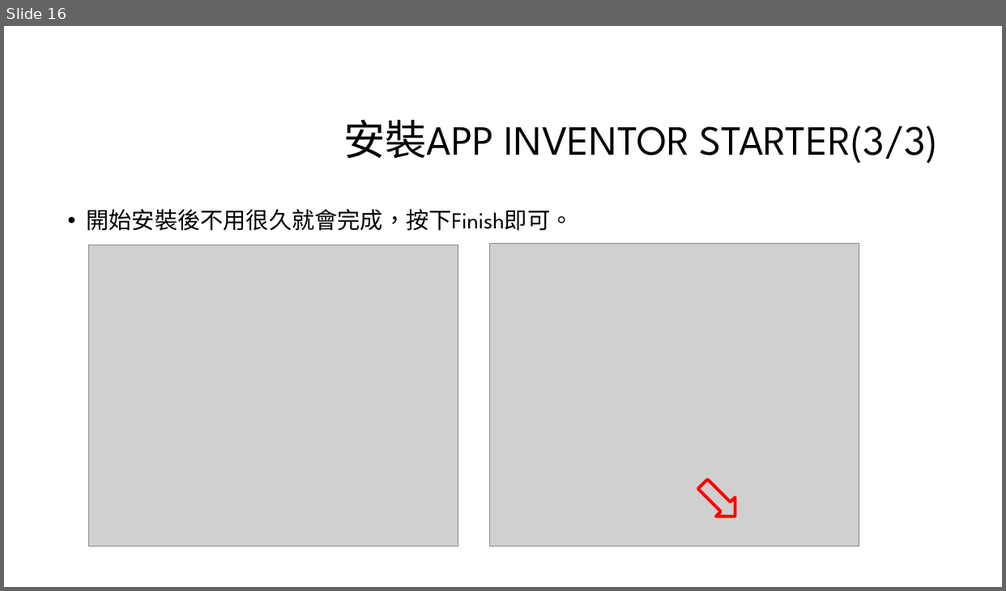
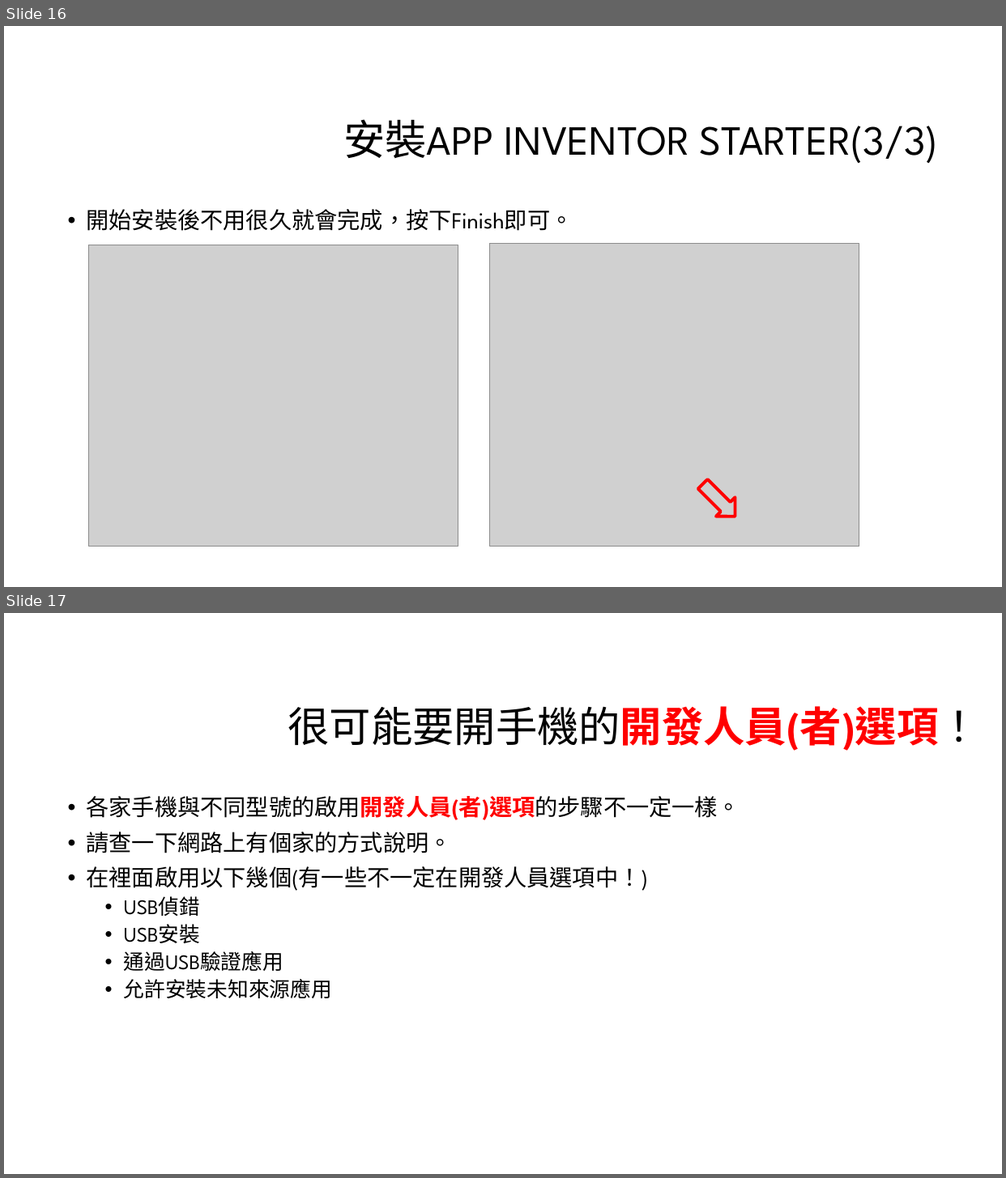
Before and after one commit to liulawsi/My_PPTs, a slide deck: CHING JIAN/AppInventor/00_App Inventor 2 安裝指引_單機版(離線版).pptx. Shown one above the other, each under a label of ours: slide 16 before the commit, slides 16 and 17 after it. The pictures are 1006x591 and 1006x1178 pixels, drawn with LibreOffice and Linux fonts; fonts in the diff are those of the drawing; grey boxes stand for pictures; background and template pictures are left out. Boxes give left, top, right and bottom in pixels: in the first picture for what was removed or moved away, otherwise in the second. Text is boxed around its words. In the diff, an @@ line names an element or a change of style, - is before the commit and + after.

```diff
--- a/CHING JIAN/AppInventor/00_App Inventor 2 安裝指引_單機版(離線版).pptx
+++ b/CHING JIAN/AppInventor/00_App Inventor 2 安裝指引_單機版(離線版).pptx
@@ slide 17 added at <box>4,613,1002,1174</box>, background #FFFFFF @@
@@ title added at <box>288,706,980,751</box>, 40 pt, text #000000 @@
+很可能要開手機的開發人員(者)選項！
@@ text added at <box>87,796,741,999</box>, 22 pt, text #000000 @@
+• 各家手機與不同型號的啟用開發人員(者)選項的步驟不一定一樣。
+• 請查一下網路上有個家的方式說明。
+• 在裡面啟用以下幾個(有一些不一定在開發人員選項中！)
+  • USB偵錯
+  • USB安裝
+  • 通過USB驗證應用
+  • 允許安裝未知來源應用
```
Also in this commit, not shown: 1 slide changed, 4 other files.
